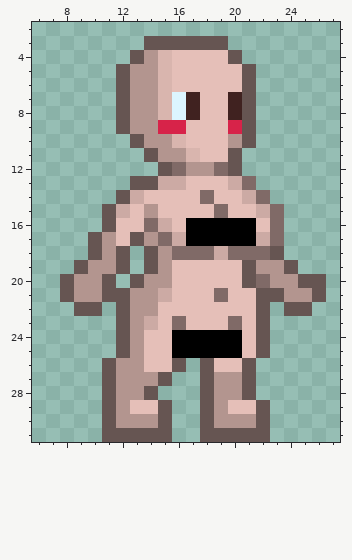
Pixel-art sprite, stored at app/assets/images/hero/base/female.png. Above, as it was before the edit.
The file is 96x96 pixels, drawn in blocks of 3x3; one block is one cell here. Colours within 5 levels of each other are drawn and written as one. Shown: x 6..27, y 2..31.
New version:
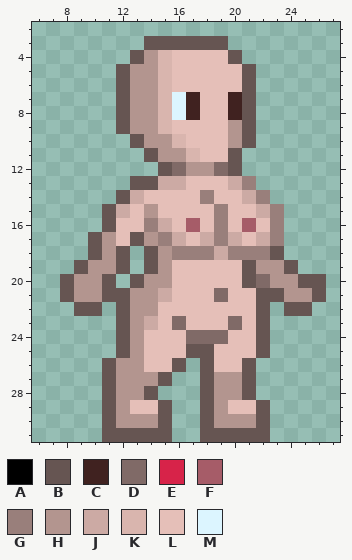
Palette (. is transparent): A #000000  B #665552  C #402220  D #806a67  E #d72349  F #a65c68  G #997f7b  H #b3958f  J #ccaaa4  K #d9b5ae  L #e5bfb8  M #dcf5ff
Message: tweak the base female model; add female leather armor
Change:
@@ x 13..22 @@
  8 HHKMCLLCB.
- 9 HHEELLLEB.
+ 9 HHKLLLLHB.
 10 BHHKLLLHB.
@@ x 12..25 @@
 12 ...BDHHDB.....
-13 .BBJJLLLJD....
-14 BJLLLLDLLJD...
-15 JLHLLLLDLLJD..
-16 LLDJLAAAAALD..
-17 LBHDJAAAAAJD..
-18 B.BHDDDJDDDB..
+13 .BBJJLLLJG....
+14 BJLLLLGLLJG...
+15 JLHLLLLGLLJG..
+16 LLGJLFLGLFLG..
+17 LBHGJLJGJLJG..
+18 B.BHGGGJGGGB..
 19 B.BHLLLLLBHHB.
@@ x 14..22 @@
 23 JLDLLLDLB
-24 LLAAAAALB
-25 LLAAAAALB
+24 LLLDDDLLB
+25 LLLBBLLLB
 26 LLB.BLLB.
